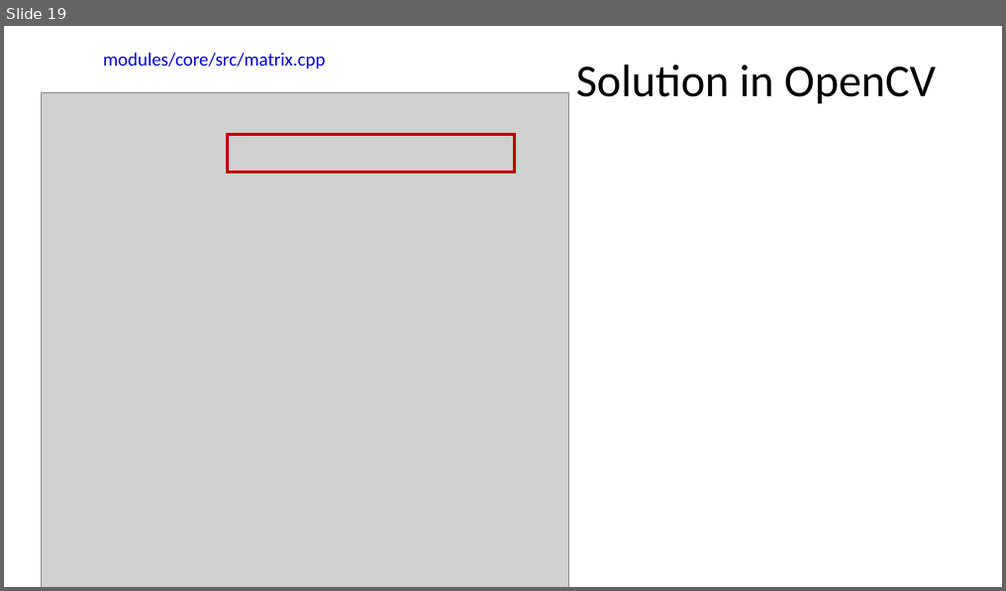
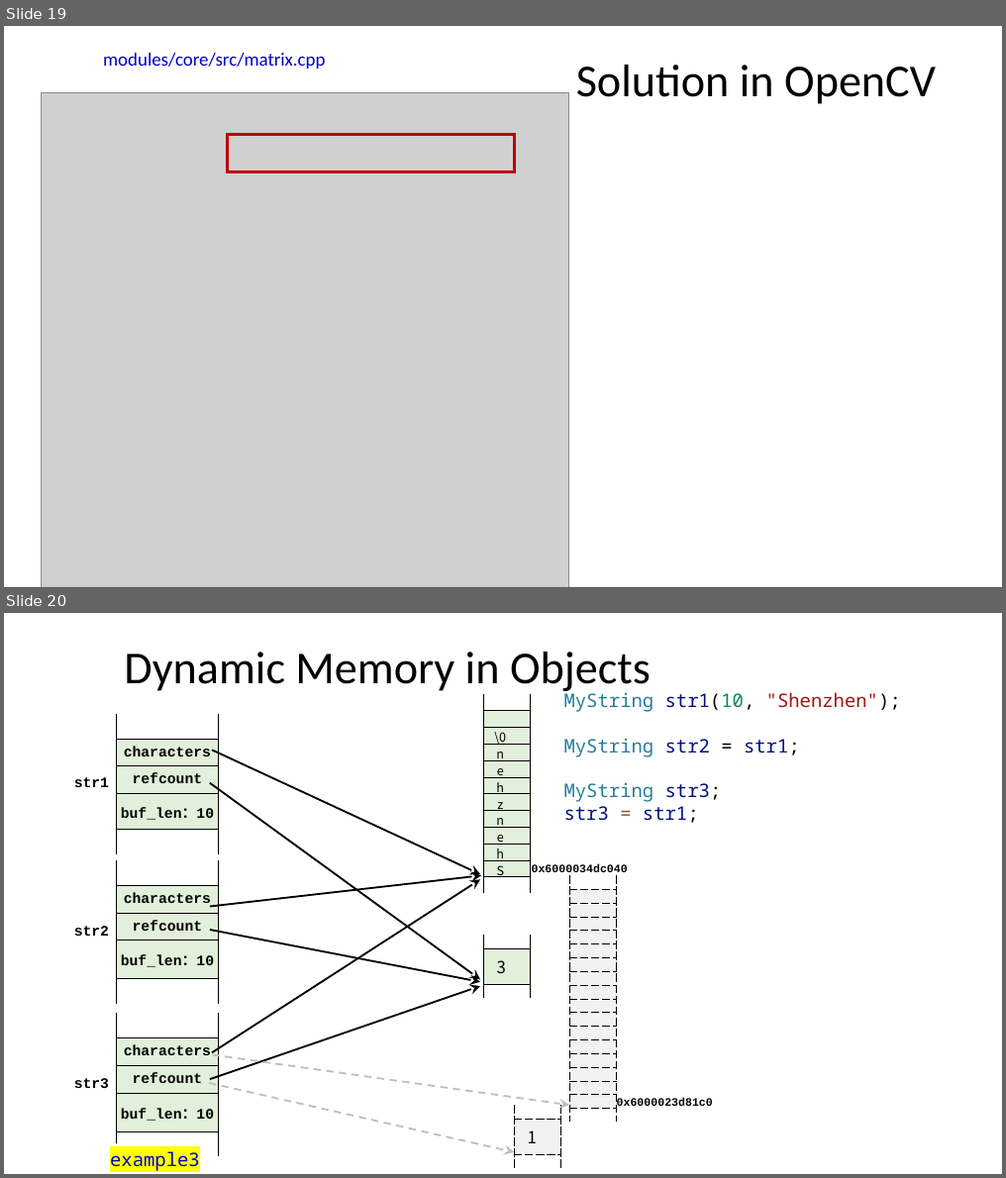
Before and after one commit to ShiqiYu/CPP, a slide deck: week11/Lecture11.pptx. Shown one above the other, each under a label of ours: slide 19 before the commit, slides 19 and 20 after it. The pictures are 1006x591 and 1006x1178 pixels, drawn with LibreOffice and Linux fonts; fonts in the diff are those of the drawing; grey boxes stand for pictures; background and template pictures are left out. Boxes give left, top, right and bottom in pixels: in the first picture for what was removed or moved away, otherwise in the second. Text is boxed around its words. In the diff, an @@ line names an element or a change of style, - is before the commit and + after.

```diff
--- a/week11/Lecture11.pptx
+++ b/week11/Lecture11.pptx
@@ slide 20 added at [4,613,1002,1174], background #FFFFFF @@
@@ title added at [124,652,650,694], 44 pt, text #000000 @@
+Dynamic Memory in Objects
@@ table added at [484,694,531,894], 12 rows, 1 columns @@
+
+
+\0
+n
+e
+h
+z
+n
+e
+h
+S
+
@@ text added at [564,690,901,823], 18 pt, text #267F99 @@
+MyString str1(10, "Shenzhen");
+MyString str2 = str1;
+MyString str3;
+str3 = str1;
@@ table added at [65,714,223,847], 5 rows, 3 columns @@
+ |  | 
+str1 | characters | 
+ | refcount | 
+ | buf_len：10 | 
+ |  | 
@@ arrow added from (212, 750) to (480, 874), #000000 1.75 pt @@
@@ arrow added from (210, 783) to (480, 980), #000000 1.75 pt @@
@@ table added at [65,861,223,993], 5 rows, 3 columns @@
+ |  | 
+str2 | characters | 
+ | refcount | 
+ | buf_len：10 | 
+ |  | 
@@ arrow added from (210, 906) to (481, 875), #000000 1.75 pt @@
@@ arrow added from (212, 1054) to (480, 879), #000000 1.75 pt @@
@@ text added at [532,864,628,876], 11 pt, text #000000, bold @@
+0x6000034dc040
@@ table added at [569,875,617,1123], 18 rows, 1 columns @@
+
+
+
+
+
+
+
+
+
+
+
+
+
+
+
+
+
+
@@ arrow added from (210, 930) to (480, 982), #000000 1.75 pt @@
@@ table added at [484,935,531,998], 3 rows, 1 columns @@
+
+3
+
@@ arrow added from (210, 1079) to (480, 986), #000000 1.75 pt @@
@@ table added at [65,1014,223,1146], 5 rows, 3 columns @@
+ |  | 
+str3 | characters | 
+ | refcount | 
+ | buf_len：10 | 
+ |  | 
@@ arrow added from (212, 1056) to (569, 1106), #BFBFBF 1.75 pt dashed @@
@@ arrow added from (209, 1083) to (515, 1153), #BFBFBF 1.75 pt dashed @@
@@ table added at [515,1106,561,1168], 3 rows, 1 columns @@
+
+1
+
@@ text added at [617,1098,713,1106], 11 pt, text #000000, bold @@
+0x6000023d81c0
@@ rectangle added at [103,1145,209,1174], fill #FFFFFF, 18 pt, text #0000CC @@
+example3
```
Also in this commit, not shown: 2 slides changed, 1 other slide added, 6 other files.
